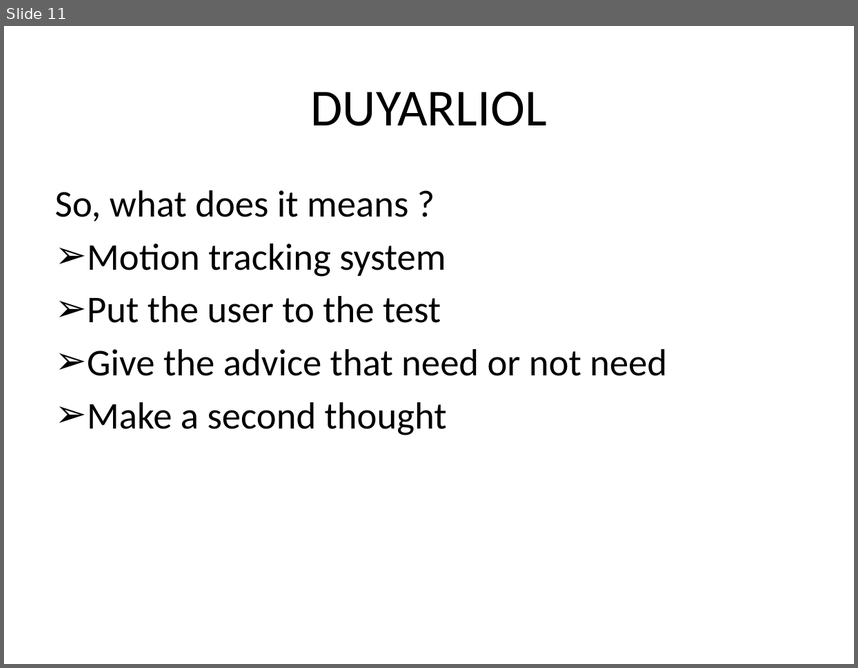
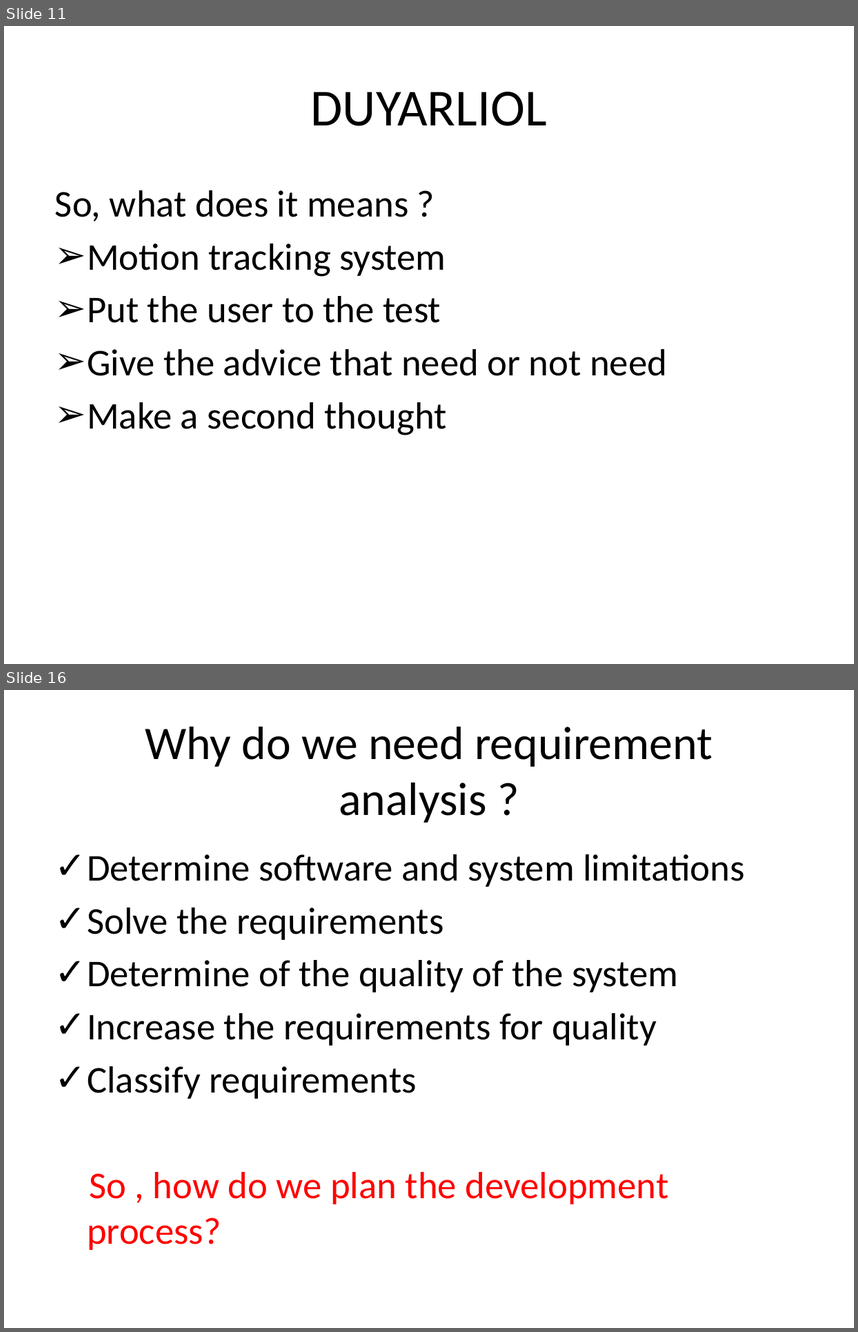
Before and after one commit to hakanyildiz/BIM444-Computer-Engineering-Apps, a slide deck: Documents/DUYARLIOL.pptx. Shown one above the other, each under a label of ours: slide 11 before the commit, slides 11 and 16 after it; the slides between them are not shown. The pictures are 858x668 and 858x1332 pixels, drawn with LibreOffice and Linux fonts; fonts in the diff are those of the drawing. Boxes give left, top, right and bottom in pixels: in the first picture for what was removed or moved away, otherwise in the second. Text is boxed around its words. In the diff, an @@ line names an element or a change of style, - is before the commit and + after.

```diff
--- a/Documents/DUYARLIOL.pptx
+++ b/Documents/DUYARLIOL.pptx
@@ slide 16 added at box(4, 690, 854, 1328), background #FFFFFF @@
@@ title added at box(145, 727, 713, 822), 39.6 pt, text #000000 @@
+Why do we need requirement analysis ?
@@ text added at box(87, 854, 744, 1250), 32 pt, text #000000 @@
+✓ Determine software and system limitations
+✓ Solve the requirements
+✓ Determine of the quality of the system
+✓ Increase the requirements for quality
+✓ Classify requirements
+So , how do we plan the development process?
```
Also in this commit, not shown: 2 slides changed, 8 other slides added, 2 other files.
